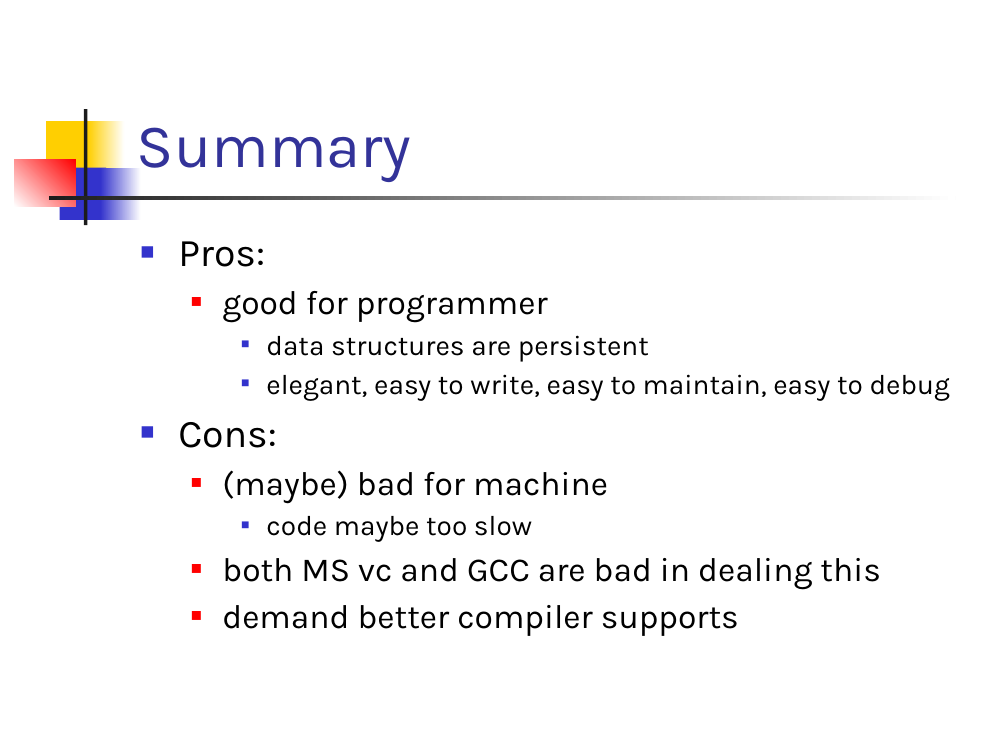
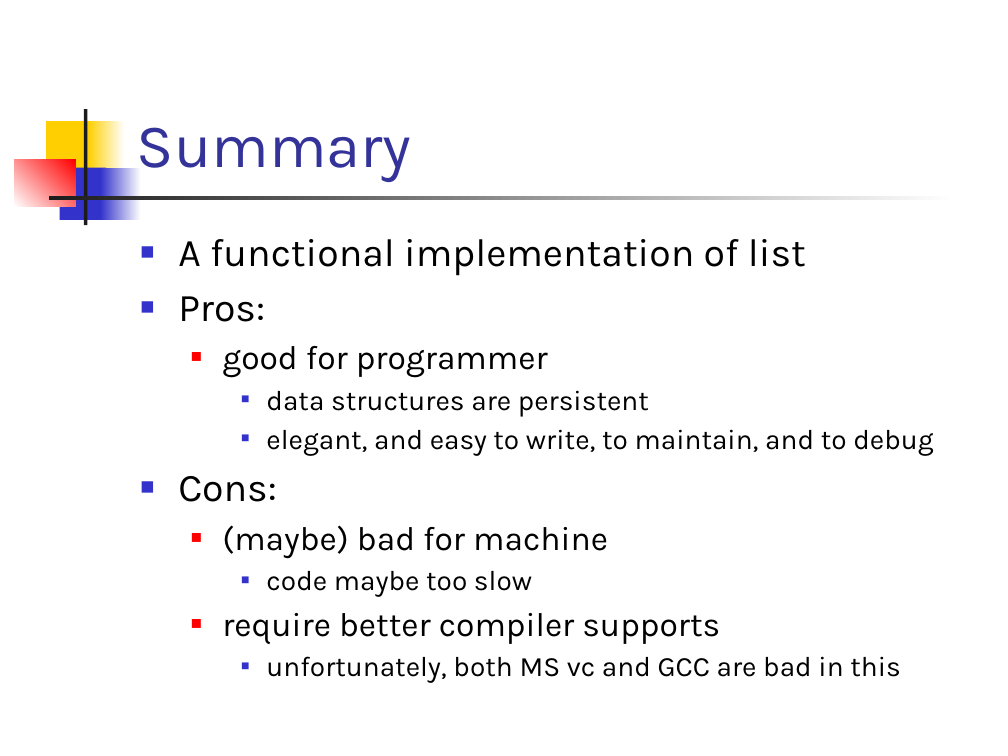
Before and after one commit to csslab-ustc/csslab-ustc.github.io, a slide deck: slide 19 of courses/sysprog/slides/lec13-funList.pptx (slide 20 before the commit). Drawn at 1008x756 pixels with LibreOffice and Linux fonts; fonts in the diff are those of the drawing. Boxes give left, top, right and bottom in pixels: in the first picture for what was removed or moved away, otherwise in the second. Text is boxed around its words. In the diff, an @@ line names an element or a change of style, - is before the commit and + after.

```diff
--- a/courses/sysprog/slides/lec13-funList.pptx
+++ b/courses/sysprog/slides/lec13-funList.pptx
@@ text at (x1=178, y1=239, x2=806, y2=276): paragraph added @@
+■ A functional implementation of list
@@ text at (x1=266, y1=429, x2=933, y2=456): text changed @@
-    ■ elegant, easy to write, easy to maintain, easy to debug
+    ■ elegant, and easy to write, to maintain, and to debug
@@ text at (x1=222, y1=613, x2=901, y2=683): text changed; size 24 to 20 pt @@
-  ■ both MS vc and GCC are bad in dealing this
-  ■ demand better compiler supports
+  ■ require better compiler supports
+    ■ unfortunately, both MS vc and GCC are bad in this
```
Also in this commit, not shown: 11 other slides changed, 1 slide removed, 10 other files.
